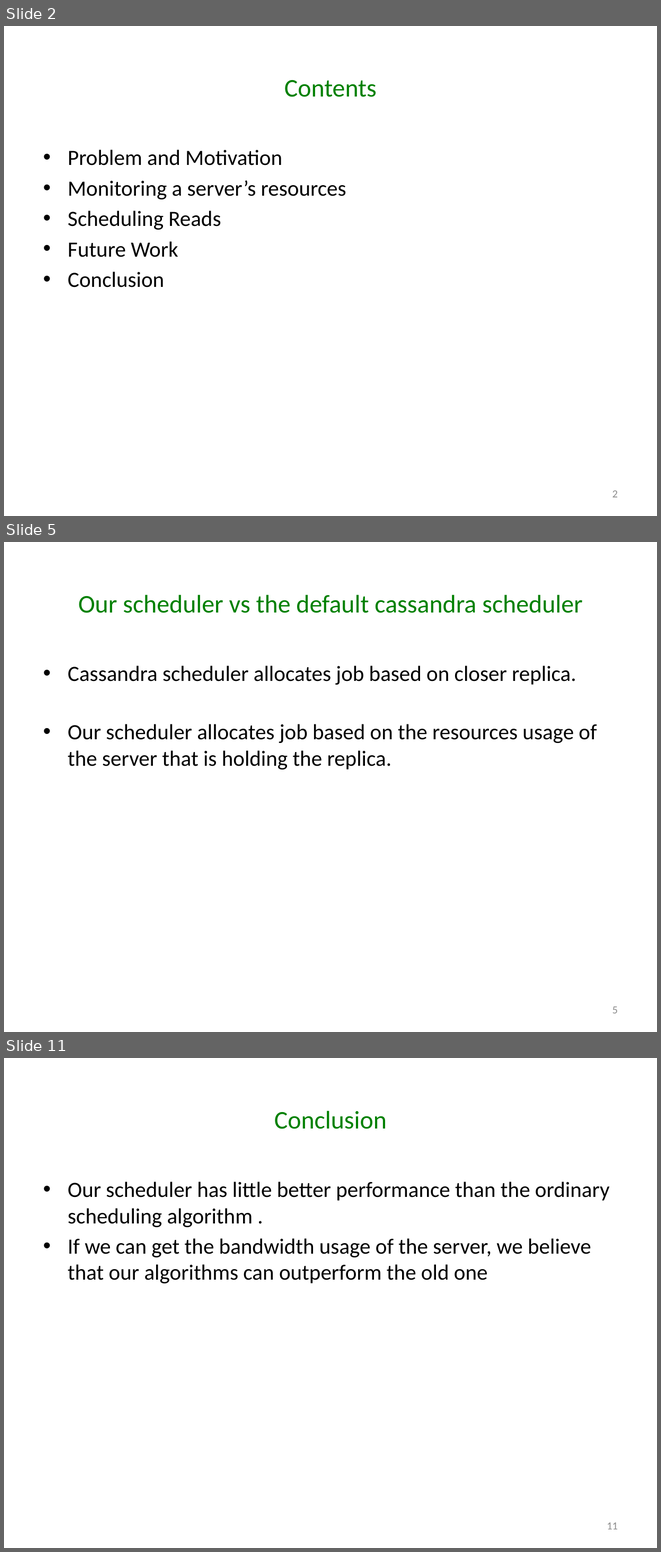
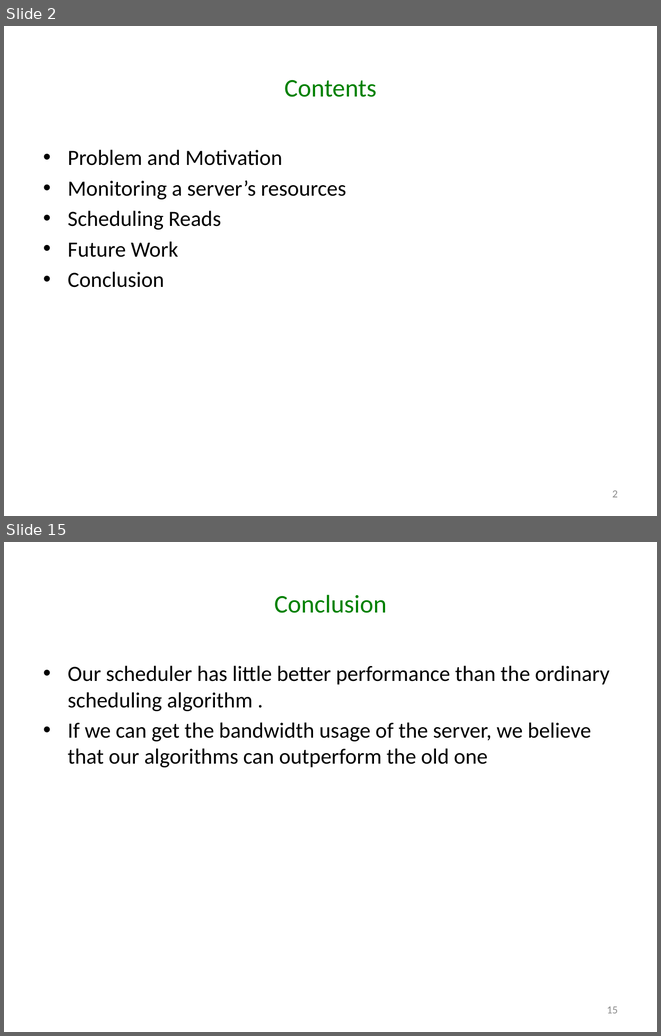
Before and after one commit to godares79/CS848-Project, a slide deck: PresentationSlides/Presentation.pptx. Shown one above the other, each under a label of ours: slides 2, 5 and 11 before the commit, slides 2 and 15 after it; the slides between them are not shown. The pictures are 661x1552 and 661x1036 pixels, drawn with LibreOffice and Linux fonts; fonts in the diff are those of the drawing. Boxes give left, top, right and bottom in pixels: in the first picture for what was removed or moved away, otherwise in the second. Text is boxed around its words. In the diff, an @@ line names an element or a change of style, - is before the commit and + after.

```diff
--- a/PresentationSlides/Presentation.pptx
+++ b/PresentationSlides/Presentation.pptx
@@ slide 5 removed at [4,542,657,1032], background #FFFFFF @@
@@ title removed at [78,594,583,613] @@
-Our scheduler vs the default cassandra scheduler
@@ text removed at [68,665,597,769] @@
-• Cassandra scheduler allocates job based on closer replica.
-• Our scheduler allocates job based on the resources usage of the server that is holding the replica.
@@ page number removed at [612,1006,618,1013] @@
-5
@@ what was slide 11 is now slide 15 @@
@@ page number at [607,1006,618,1013]: text changed @@
-11
+15
```
Also in this commit, not shown: 8 slides changed, 6 slides added, 1 other slide removed, 1 other file.
